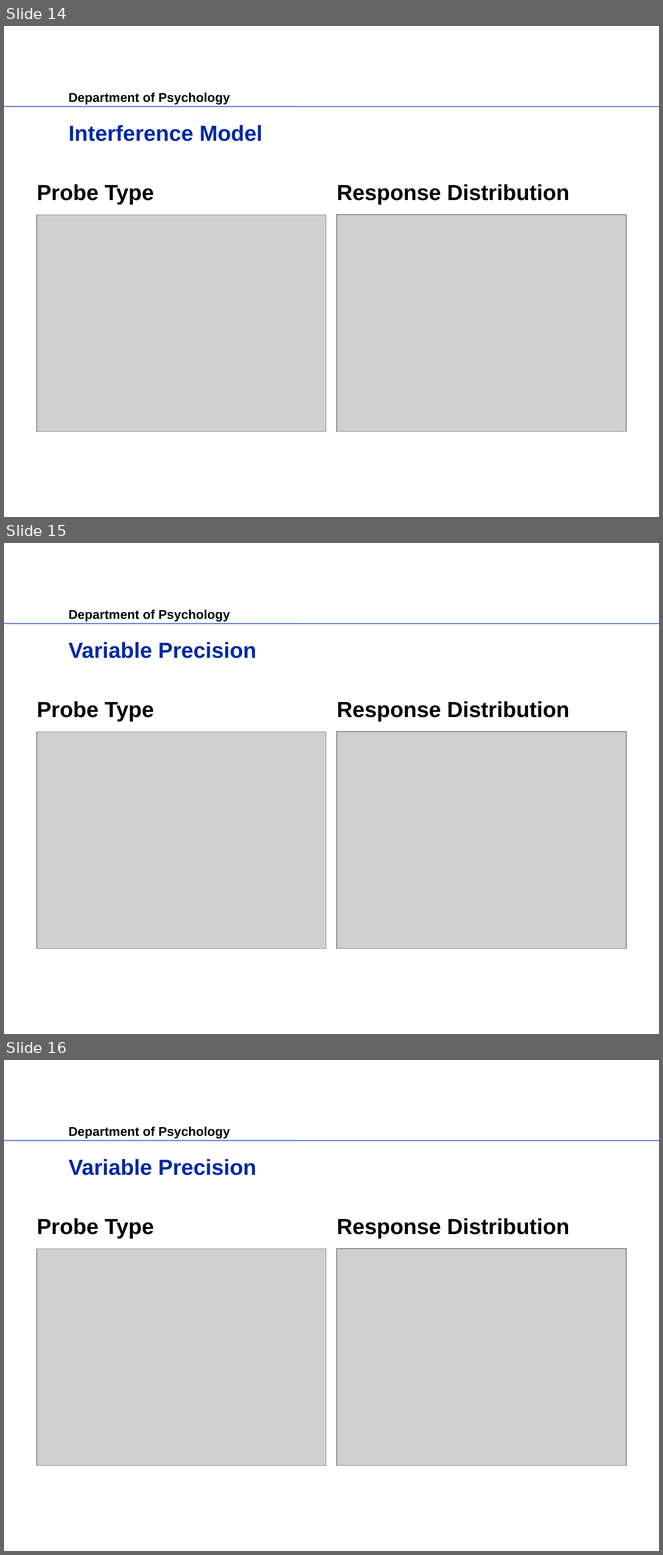
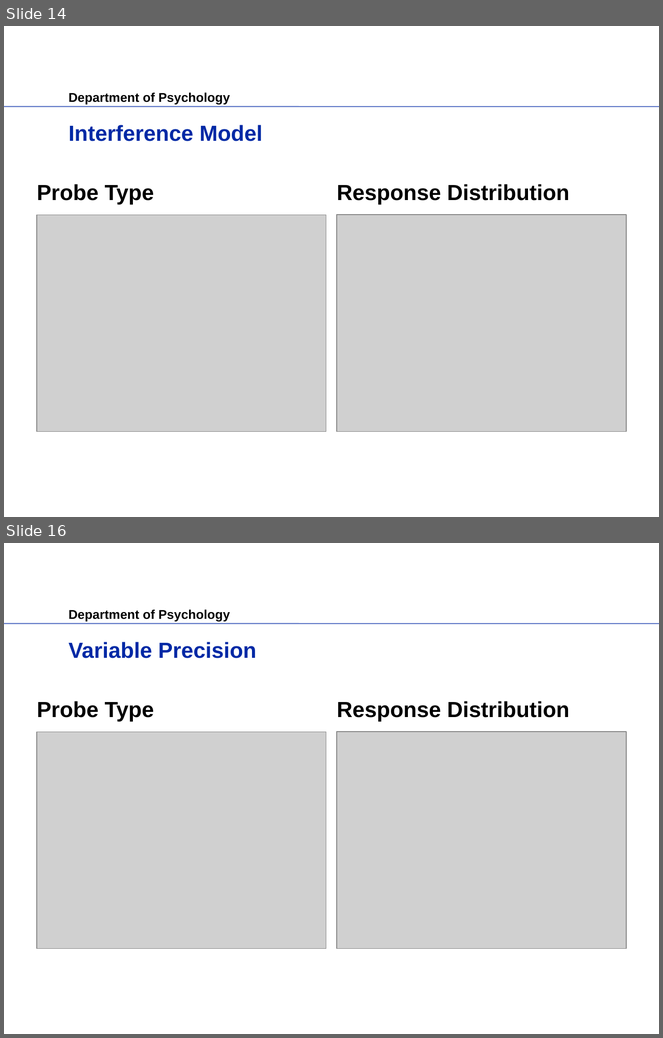
Before and after one commit to hy-lin/IM_colorwheel_recognition, a slide deck: publications/presentations/Quick Ed Awl presentation/slides.pptx. Shown one above the other, each under a label of ours: slides 14, 15 and 16 before the commit, slides 14 and 16 after it; the slides between them are not shown. The pictures are 663x1555 and 663x1038 pixels, drawn with LibreOffice and Linux fonts; fonts in the diff are those of the drawing; grey boxes stand for pictures; background and template pictures are left out. Boxes give left, top, right and bottom in pixels: in the first picture for what was removed or moved away, otherwise in the second. Text is boxed around its words. In the diff, an @@ line names an element or a change of style, - is before the commit and + after.

```diff
--- a/publications/presentations/Quick Ed Awl presentation/slides.pptx
+++ b/publications/presentations/Quick Ed Awl presentation/slides.pptx
@@ slide 15 removed at [4, 543, 659, 1034], background #FFFFFF; not listed: 2 template elements that a slide beside it also shows @@
@@ title removed at [68, 642, 257, 658] @@
-Variable Precision
@@ text removed at [37, 701, 154, 721] @@
-Probe Type
@@ text removed at [337, 701, 569, 721] @@
-Response Distribution
@@ picture removed at [37, 732, 326, 949] @@
@@ picture removed at [337, 732, 626, 949] @@
```
Also in this commit, not shown: 1 slide changed, 3 other files.
